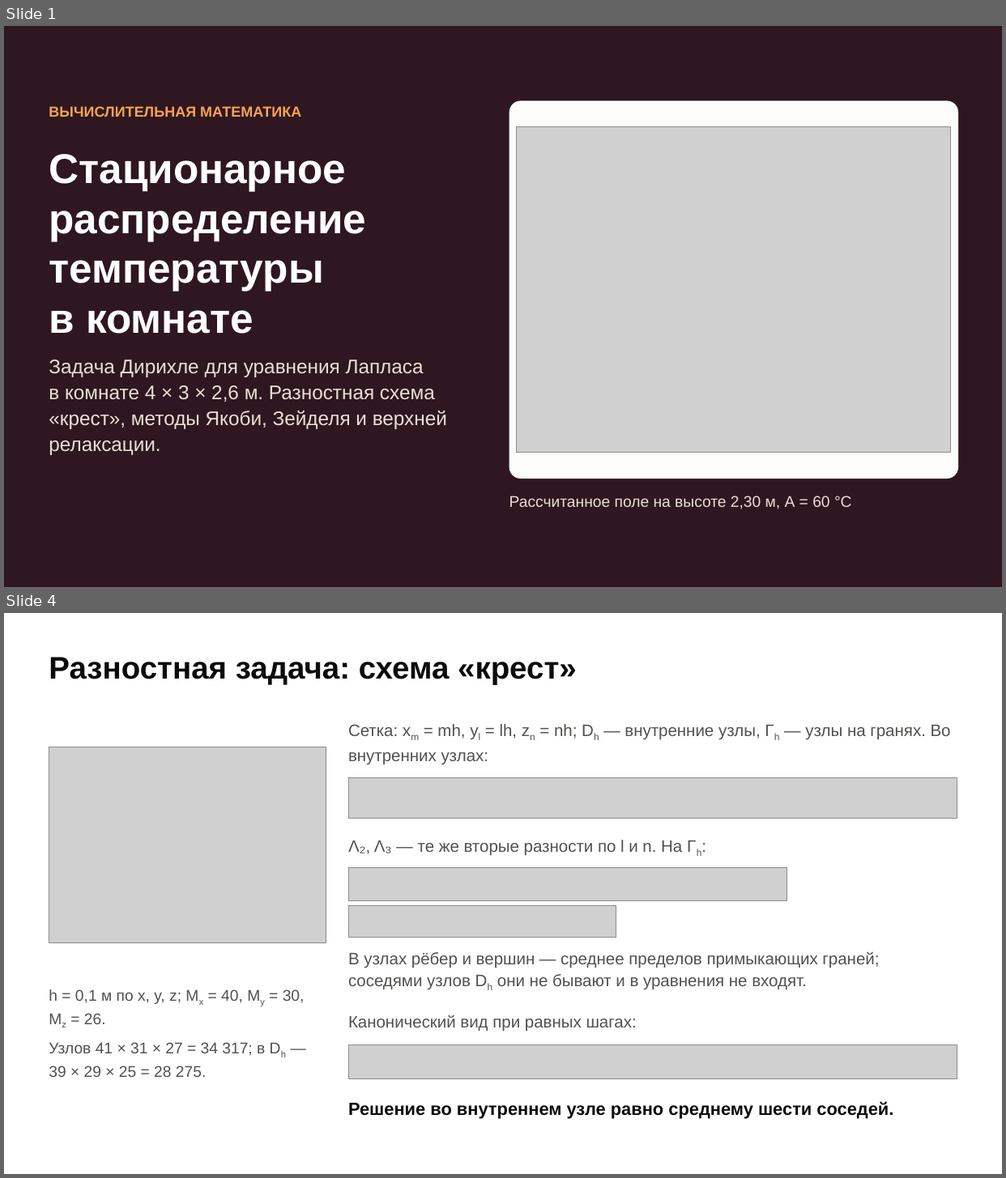
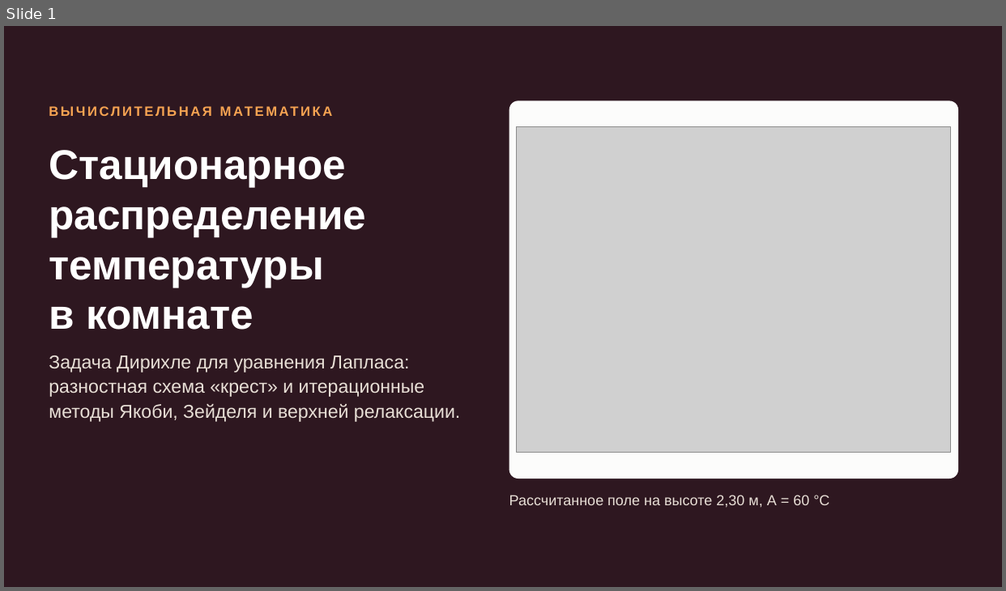
Before and after one commit to terMorel/computational-mathematics, a slide deck: PDE-Solver/presentation/PDE-Solver.pptx. Shown one above the other, each under a label of ours: slides 1 and 4 before the commit, slide 1 after it; the slides between them are not shown. The pictures are 1006x1178 and 1006x591 pixels, drawn with LibreOffice and Linux fonts; fonts in the diff are those of the drawing; grey boxes stand for pictures. Boxes give left, top, right and bottom in pixels: in the first picture for what was removed or moved away, otherwise in the second. Text is boxed around its words. In the diff, an @@ line names an element or a change of style, - is before the commit and + after.

```diff
--- a/PDE-Solver/presentation/PDE-Solver.pptx
+++ b/PDE-Solver/presentation/PDE-Solver.pptx
@@ slide 4 removed at (4, 613, 1002, 1174), background #FFFFFF @@
@@ text removed at (49, 657, 577, 685) @@
-Разностная задача: схема «крест»
@@ text removed at (348, 724, 951, 765) @@
-Сетка: xm = mh, yl = lh, zn = nh; Dh — внутренние узлы, Γh — узлы на гранях. Во внутренних узлах:
@@ picture removed at (49, 747, 326, 943) @@
@@ picture removed at (348, 777, 957, 819) @@
@@ text removed at (348, 840, 682, 856) @@
-Λ₂, Λ₃ — те же вторые разности по l и n. На Γh:
@@ picture removed at (348, 867, 787, 901) @@
@@ picture removed at (348, 905, 616, 938) @@
@@ text removed at (348, 952, 879, 990) @@
-В узлах рёбер и вершин — среднее пределов примыкающих граней; соседями узлов Dh они не бывают и в уравнения не входят.
@@ text removed at (49, 990, 305, 1077) @@
-h = 0,1 м по x, y, z; Mx = 40, My = 30, Mz = 26.
-Узлов 41 × 31 × 27 = 34 317; в Dh — 39 × 29 × 25 = 28 275.
@@ text removed at (348, 1015, 637, 1032) @@
-Канонический вид при равных шагах:
@@ picture removed at (348, 1045, 957, 1079) @@
@@ text removed at (348, 1101, 893, 1119) @@
-Решение во внутреннем узле равно среднему шести соседей.
@@ slide 1 changed as well @@
@@ text "ВЫЧИСЛИТЕЛЬНАЯ МАТЕМАТИКА" at (49, 101, 491, 130): size 14 to 13 pt, letter spacing 0 to 2 pt @@
@@ text "Стационарное распределение температуры в комнате": place and size @@
-text "Стационарное распределение температуры в комнате" at (49, 154, 366, 334)
+text "Стационарное распределение температуры в комнате" at (49, 150, 366, 330)
@@ text at (49, 356, 460, 422): text changed; size 19 to 18 pt @@
-Задача Дирихле для уравнения Лапласа в комнате 4 × 3 × 2,6 м. Разностная схема «крест», методы Якоби, Зейделя и верхней релаксации.
+Задача Дирихле для уравнения Лапласа: разностная схема «крест» и итерационные методы Якоби, Зейделя и верхней релаксации.
@@ text "Рассчитанное поле на высоте 2,30 ..." at (509, 495, 829, 508): size 15 to 14 pt @@
```
Also in this commit, not shown: 3 other slides changed, 9 slides added, 7 other slides removed, 2 other files.
